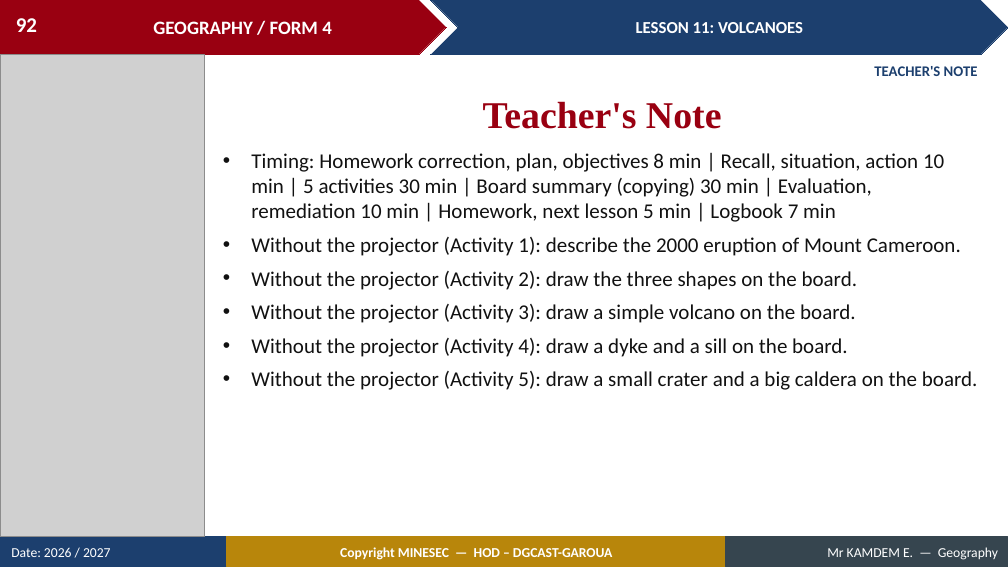
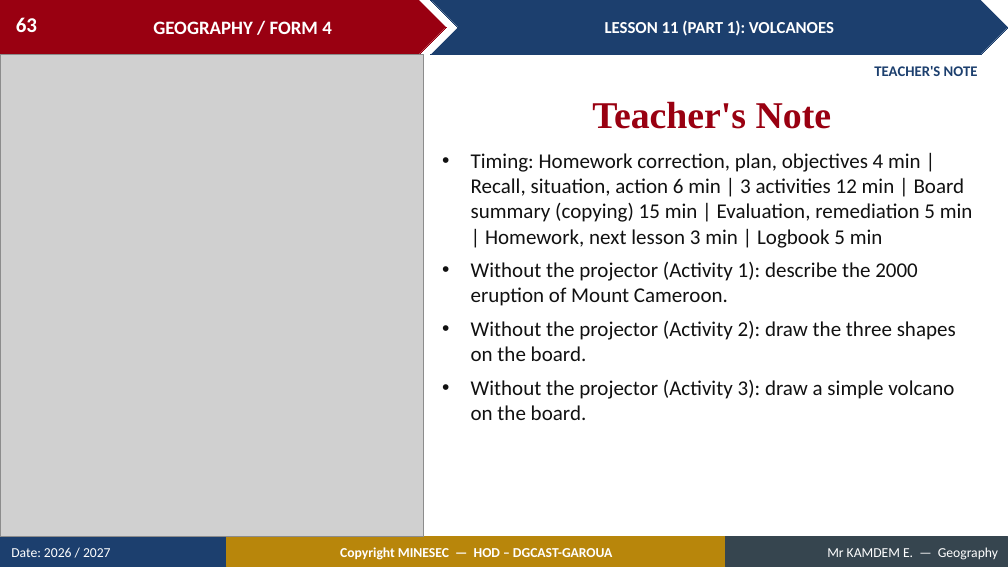
Before and after one commit to Berthautk/linea-github, a slide deck: slide 63 of lecons/F3/14_FORM4_LESSON11_Volcanoes.pptx (slide 92 before the commit). Drawn at 1008x567 pixels with LibreOffice and Linux fonts; fonts in the diff are those of the drawing; grey boxes stand for pictures. Boxes give left, top, right and bottom in pixels: in the first picture for what was removed or moved away, otherwise in the second. Text is boxed around its words. In the diff, an @@ line names an element or a change of style, - is before the commit and + after.

```diff
--- a/lecons/F3/14_FORM4_LESSON11_Volcanoes.pptx
+++ b/lecons/F3/14_FORM4_LESSON11_Volcanoes.pptx
@@ page number at <box>16,17,37,32</box>: text changed @@
-92
+63
@@ text in chevron at <box>605,20,834,36</box>: text changed @@
-LESSON 11: VOLCANOES
+LESSON 11 (PART 1): VOLCANOES
@@ picture: place and size @@
-picture at <box>0,54,204,537</box>
+picture at <box>0,54,423,537</box>
@@ text "Teacher's Note": place and size @@
-text "Teacher's Note" at <box>483,101,722,129</box>
+text "Teacher's Note" at <box>592,101,832,129</box>
@@ text "Timing: Homework correction, plan, objectives ...": place and size @@
-text "Timing: Homework correction, plan, objectives ..." at <box>251,153,978,390</box>
+text "Timing: Homework correction, plan, objectives ..." at <box>471,153,973,420</box>
@@ text at <box>471,153,973,248</box>: text changed @@
-• Timing: Homework correction, plan, objectives 8 min | Recall, situation, action 10 min | 5 activities 30 min | Board summary (copying) 30 min | Evaluation, remediation 10 min | Homework, next lesson 5 min | Logbook 7 min
+• Timing: Homework correction, plan, objectives 4 min | Recall, situation, action 6 min | 3 activities 12 min | Board summary (copying) 15 min | Evaluation, remediation 5 min | Homework, next lesson 3 min | Logbook 5 min
@@ text at <box>251,338,978,390</box>: paragraphs removed @@
-• Without the projector (Activity 4): draw a dyke and a sill on the board.
-• Without the projector (Activity 5): draw a small crater and a big caldera on the board.
```
Also in this commit, not shown: 62 other slides changed, 1 slide added, 31 slides removed, 13 other files.
